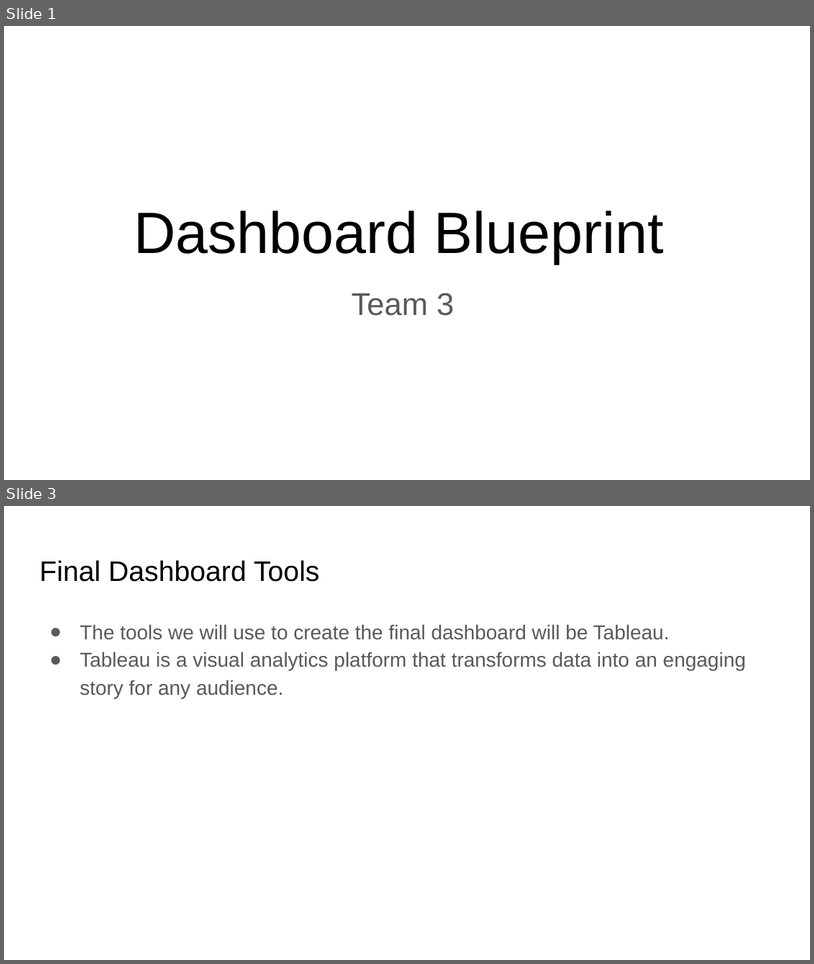
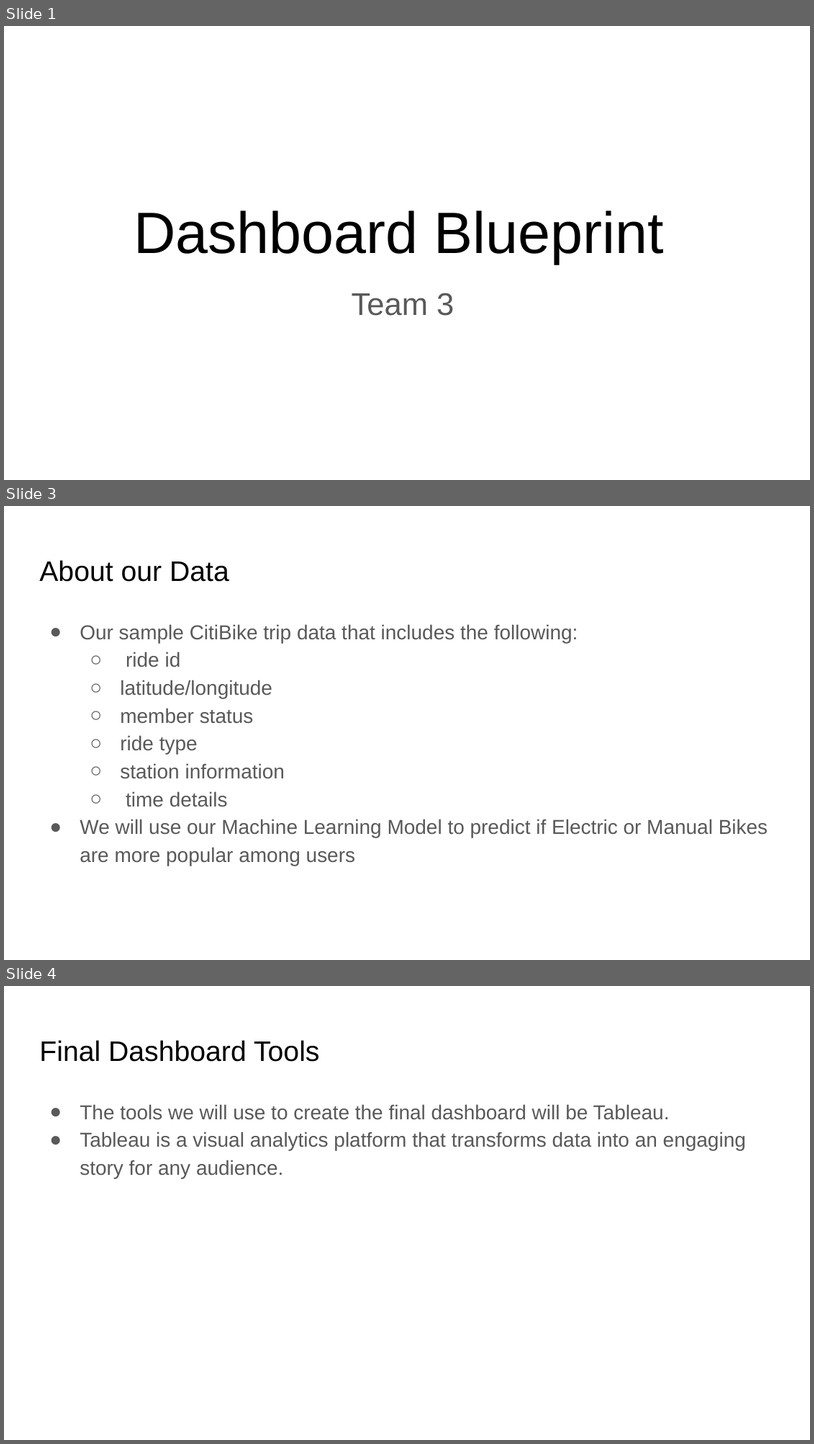
Before and after one commit to Tony-Lew/Team_3_Project, a slide deck: Dashboard Blueprint.pptx. Shown one above the other, each under a label of ours: slides 1 and 3 before the commit, slides 1, 3 and 4 after it; the slides between them are not shown. The pictures are 814x964 and 814x1444 pixels, drawn with LibreOffice and Linux fonts; fonts in the diff are those of the drawing. Boxes give left, top, right and bottom in pixels: in the first picture for what was removed or moved away, otherwise in the second. Text is boxed around its words. In the diff, an @@ line names an element or a change of style, - is before the commit and + after.

```diff
--- a/Dashboard Blueprint.pptx
+++ b/Dashboard Blueprint.pptx
@@ slide 3 added at (4,506,810,960), background #FFFFFF @@
@@ title added at (39,560,229,582), 25.2 pt, text #000000 @@
+About our Data
@@ text added at (80,624,768,865), 18 pt, text #595959 @@
+● Our sample CitiBike trip data that includes the following:
+  ○ ride id
+  ○ latitude/longitude
+  ○ member status
+  ○ ride type
+  ○ station information
+  ○ time details
+● We will use our Machine Learning Model to predict if Electric or Manual Bikes are more popular among users
@@ what was slide 3 is now slide 4 @@
```
Also in this commit, not shown: 1 slide changed.
